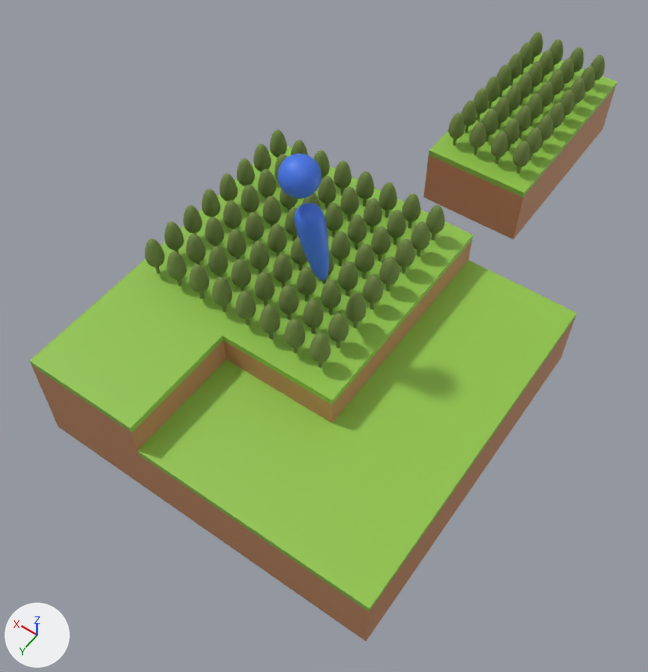
Renders of the glTF model images/redglb.glb from each side of a commit.
The view is the same before and after, from a 50 mm lens placed at (0.16, 1.64, 2.06), pointed at (1.03, 0.43, 0.15). Arrows for +X, +Y and +Z are at lower left; the lights stay in place. The first picture is the older version. Where no turn or scale is listed for an object, it has been applied to the vertices.
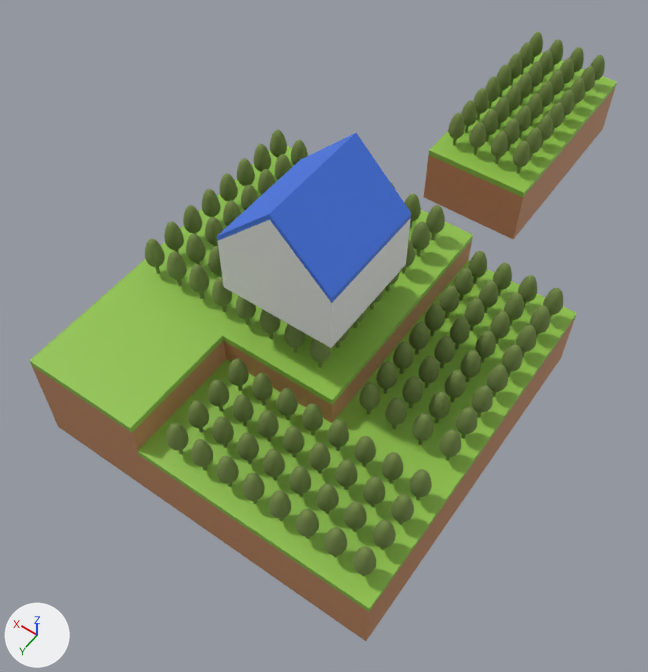
Where the change shows, as pixel boxes (x1, y1, x2, y2) in the pictures (648 x 672 px):
'Cube.018', added: after (217, 133, 411, 348)
    faces in mat_wifi (blue #4477e9): (217, 133, 411, 303)
    faces in mat_wall (white #ededed): (218, 218, 411, 348)
'Cylinder.008', added (green): after (167, 358, 432, 576)
'Cylinder.007', added (green): after (359, 251, 563, 461)
'Cylinder.003', deleted (blue): before (278, 154, 329, 281)

The edits, one by one:
Material 'wall' (mat_wall) is new.
Its base color is (0.85, 0.85, 0.85) (white #ededed).
Material 'door' (mat_door) is new.
Its base color is (0.0448, 0.0136, 0.0) (brown #3c1f00).
Material 'sea' (mat_sea) is new.
Its base color is (0.154, 0.626, 0.797) (cyan #6dcfe7).
Mesh me_cylinder_005 is new.
It has 17472 vertices, 34688 faces and spans x -0.025..0.55, y -0.25..0.025, z -0.018..0.108.
It uses material mat_green (green #758b49).
Mesh me_cube_007 is new.
It has 49 vertices, 108 faces and spans x -0.154..0.154, y -0.154..0.154, z 0.0..0.323.
Faces by material slot: [18, 67, 19, 4].
It uses material mat_wifi (blue #4477e9).
It uses material mat_wall (white #ededed).
It uses material mat_door (brown #3c1f00).
It uses material mat_sea (cyan #6dcfe7).
Object 'Cylinder.003' (ob_cylinder_003) is deleted.
Object 'Cylinder.008' (ob_cylinder_008) is new; it shows me_cylinder_005.
Its location is (0.553, 0.943, 0.213).
Object 'Cylinder.007' (ob_cylinder_007) is new; it shows a copy of the mesh of ob_cylinder_001.
Its location is (0.552, 0.064, 0.213).
Object 'Cube.018' (ob_cube_018) is new; it shows me_cube_007.
Its location is (1.0, 0.5, 0.478).
